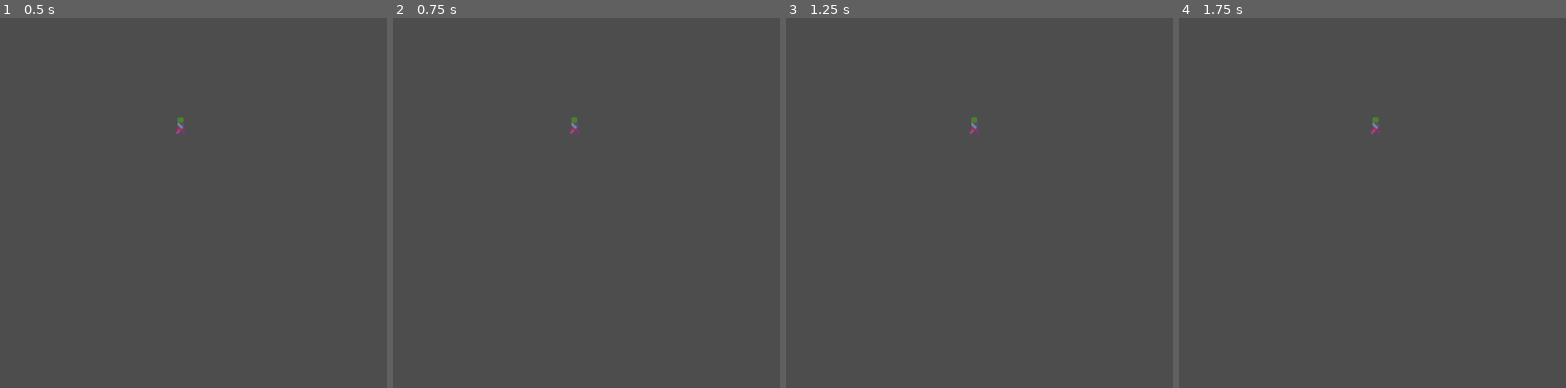
Above: before the commit, frames 1-4 (left to right).
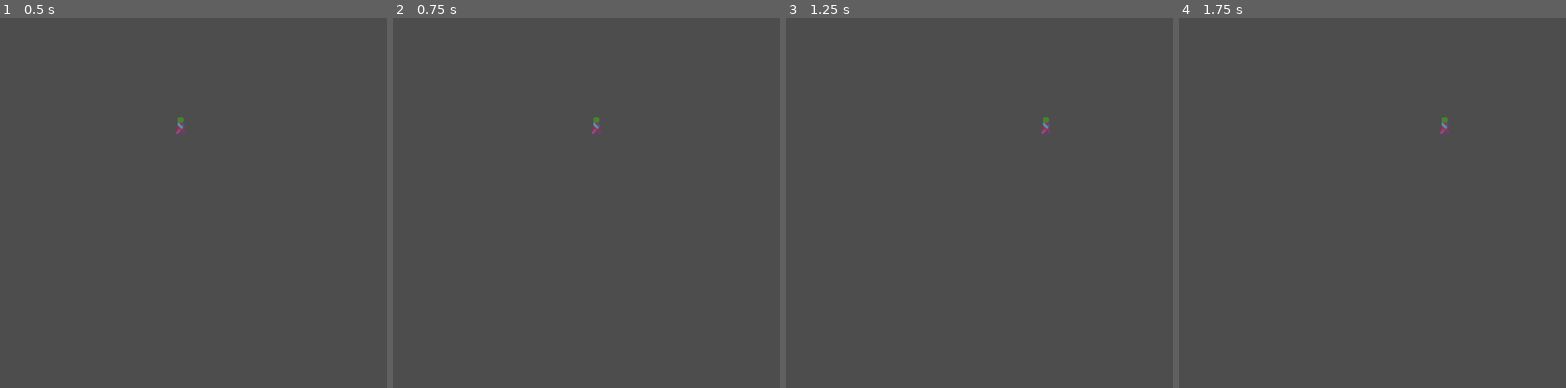
Above: after the commit, the same moments.

Repository: Rapapap/2d-platformer-prototype
Game: Godot game, scene res://Scenes/player.tscn
Two runs of this game, one before a commit and one after it. Both use one fixed random seed, a clock stepped at 60 frames per second and the inputs below.
Inputs:
- Up to frame 1 (0.5 s): no input
- Up to frame 2 (0.75 s): tap Enter at 0.5 s; hold Right (keyRight) from 0.53 s (still down); hold Space (keyJump) from 0.53 s (still down)
- Up to frame 3 (1.25 s): keep holding Right (keyRight); keep holding Space (keyJump)
- Up to frame 4 (1.75 s): release Right (keyRight) at 1.28 s; release Space (keyJump) at 1.28 s; hold Down (keyDown) from 1.28 s (still down); tap Space (keyJump) at 1.35, 1.52 s

Frame 1 is identical in both runs. In frame 2, 0.1% of the frame differs, in the area x 45-54%, y 26-32%; in frame 3, 0.1%; in frame 4, 0.1%, in the area x 49-70%, y 26-32%.

Commit message:
Modified HorizontalMovement function in player.gd

Diff:
--- a/Scenes/player.tscn
+++ b/Scenes/player.tscn
@@ -255,8 +255,9 @@
 position = Vector2(239, 143)
 collision_layer = 2
 script = ExtResource("1_alv7a")
-speed = 200.0
-acceleration = 40.0
+speed = 150.0
+acceleration = 1.0
+deceleration = 1.0
 jumpVelocity = 300.0
 
 [node name="AnimatedSprite2D" type="AnimatedSprite2D" parent="."]
--- a/Scripts/player.gd
+++ b/Scripts/player.gd
@@ -1,35 +1,38 @@
+# Extends CharacterBody2D to create a player character with movement and input handling
 extends CharacterBody2D
 
 #region player variables
 
 # Nodes
-@onready var player: AnimatedSprite2D = $AnimatedSprite2D
-@onready var playerAnim: AnimationPlayer = $AnimationPlayer
-
+@onready var player: AnimatedSprite2D = $AnimatedSprite2D  # Reference to the player's animated sprite
+@onready var playerAnim: AnimationPlayer = $AnimationPlayer  # Reference to the player's animation player
 # Physics Variables
-const GRAVITY = 300
-
+const GRAVITY = 300  # Gravity constant for the player
 # Export Variables
 @export_category("Movements")
-@export var speed: float
-@export var acceleration: float
-@export var jumpVelocity: float
+@export var speed: float  # Speed of the player
+
+@export_range(0, 1) var acceleration: float = 0.1  # Acceleration rate of the player
+
+@export_range(0, 1) var deceleration: float = 0.1  # Deceleration rate of the player
+@export var jumpVelocity: float  # Jump velocity of the player
 
 # Movements variables
-var moveDirection = 0
-var direction = 0
-var jumpCount = 0
+var moveDirection = 0  # Direction of movement
+var direction     = 0  # Current direction
+var jumpCount     = 0  # Count of jumps performed
+# Input Variables
+var keyUp       = false  # State of the up key
+var keyDown     = false  # State of the down key
+var keyLeft     = false  # State of the left key
+var keyRight    = false  # State of the right key
+var keyJump     = false  # State of the jump key
+var keyJumpHold = false  # State of the jump hold key
 
-# Input Variables
-var keyUp = false
-var keyDown = false
-var keyLeft = false
-var keyRight = false
-var keyJump = false
-var keyJumpHold = false
 
 func _ready():
-	pass
+	pass  # Called when the node is ready
+
 
 func _process(delta: float) -> void:
 	# Handle Input
@@ -38,7 +41,8 @@
 	# Handle Movements
 	HorizontalMovement(delta)
 
-	move_and_slide()
+	move_and_slide()  # Move the player and handle collisions
+
 
 func GetMovementInput():
 	keyUp = Input.is_action_pressed("keyUp")
@@ -53,6 +57,11 @@
 	elif keyLeft:
 		direction = -1
 
+
 func HorizontalMovement(delta: float):
 	moveDirection = Input.get_axis("keyLeft", "keyRight")
-	velocity.x = move_toward(velocity.x, moveDirection * speed, acceleration * delta)
+	if moveDirection:
+		velocity.x = move_toward(velocity.x, moveDirection * speed, acceleration * speed)
+	else:
+		velocity.x = move_toward(velocity.x, 0, deceleration * speed)
+	moveDirection = Input.get_axis("keyLeft", "keyRight")
